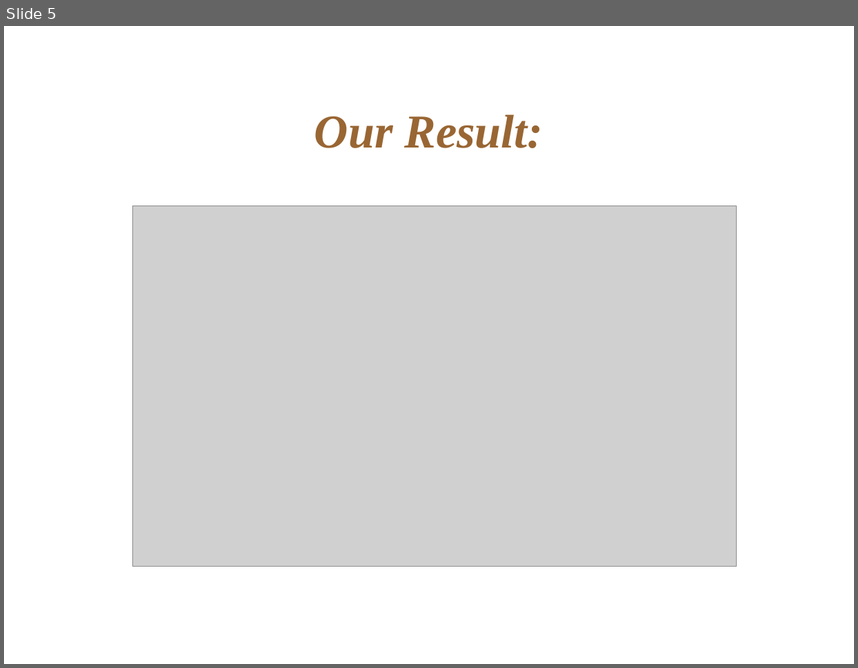
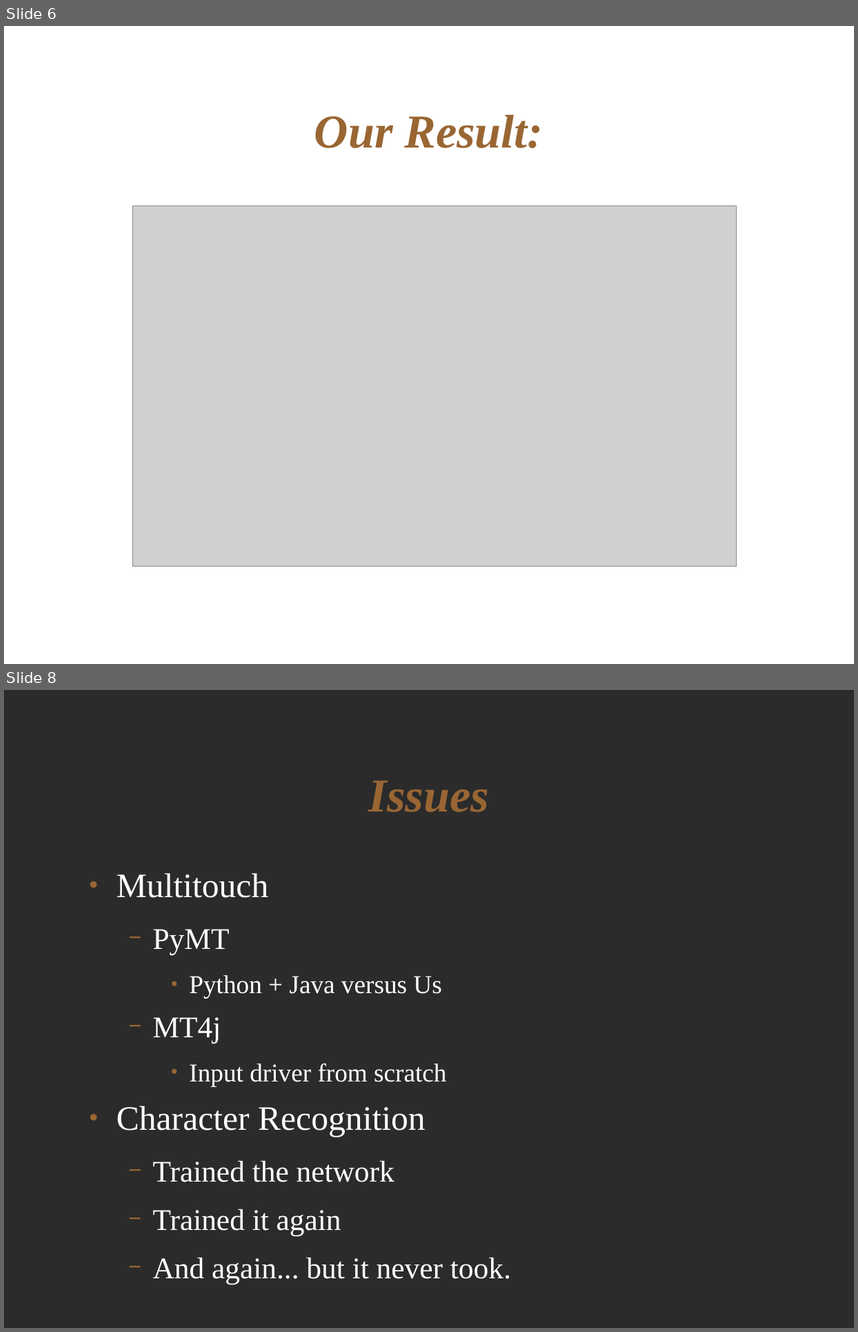
Before and after one commit to cassandracomar/VAFusion2, a slide deck: doc/final_slides.odp. Shown one above the other, each under a label of ours: slide 5 before the commit, slides 6 and 8 after it; the slides between them are not shown. The pictures are 858x668 and 858x1332 pixels, drawn with LibreOffice and Linux fonts; fonts in the diff are those of the drawing; grey boxes stand for pictures; background and template pictures are left out; a plain dark background stands for a picture behind light text. Boxes give left, top, right and bottom in pixels: in the first picture for what was removed or moved away, otherwise in the second. Text is boxed around its words. In the diff, an @@ line names an element or a change of style, - is before the commit and + after.

```diff
--- a/doc/final_slides.odp
+++ b/doc/final_slides.odp
@@ slide 8 added at [4, 690, 854, 1328], background picture (left out) @@
@@ title added at [369, 780, 490, 812], 44 pt, text #996633, bold, italic @@
+Issues
@@ text added at [116, 873, 511, 1284], 28 pt, text #FFFFFF @@
+● Multitouch
+  − PyMT
+    ● Python + Java versus Us
+  − MT4j
+    ● Input driver from scratch
+● Character Recognition
+  − Trained the network
+  − Trained it again
+  − And again... but it never took.
@@ what was slide 5 is now slide 6 @@
```
Also in this commit, not shown: 9 other slides added.
